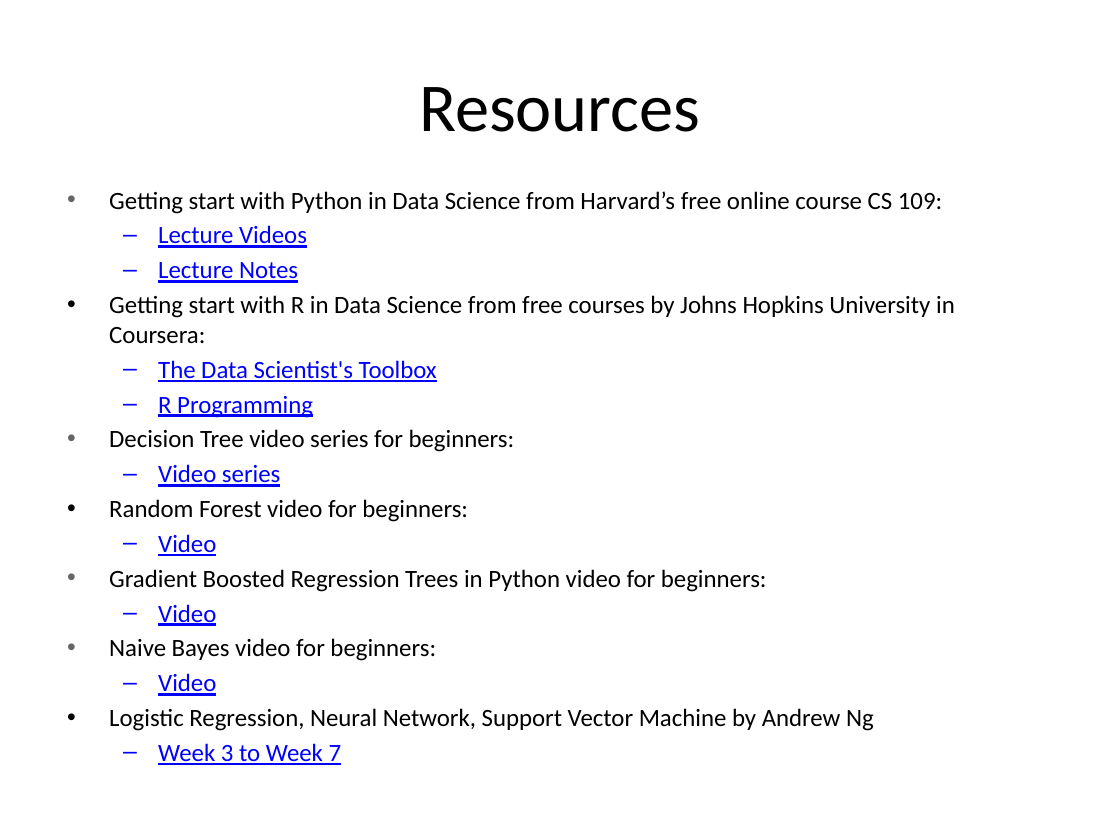
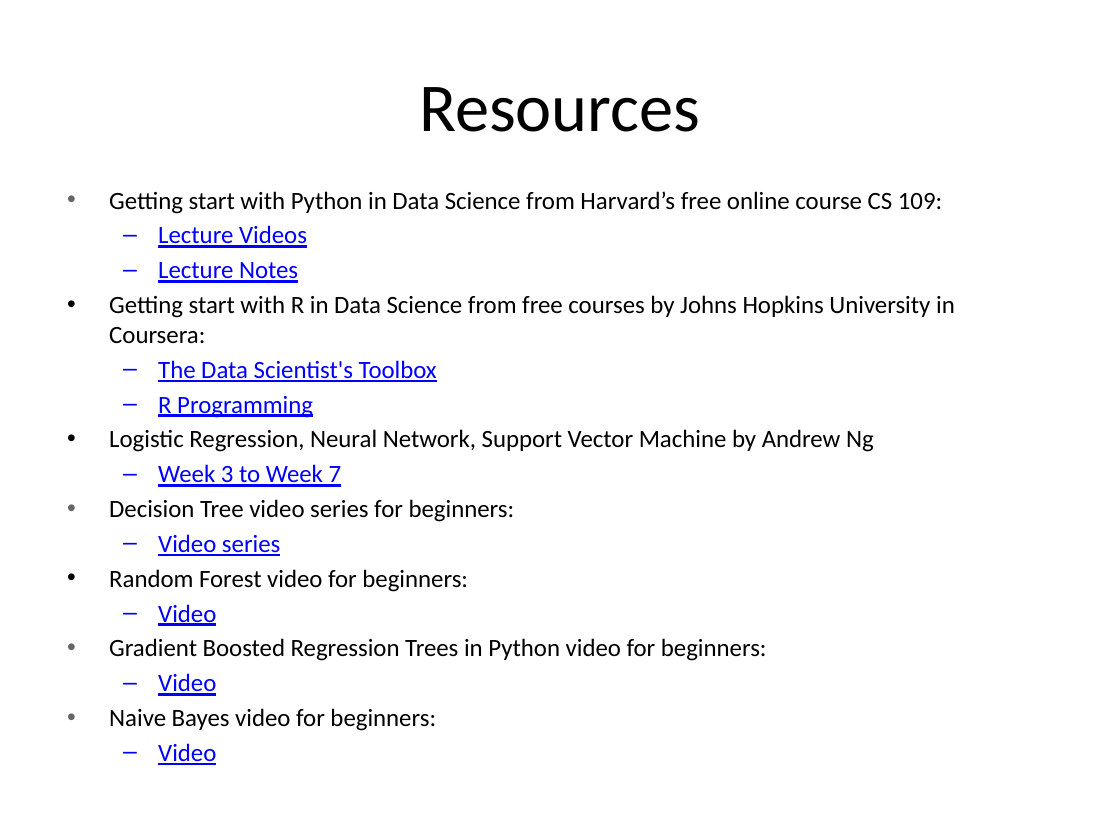
Before and after one commit to DEX-Company/DEXTRA_SourceCodes, a slide deck: slide 11 of LogLoss/LogLossForMindef.pptx. Drawn at 1120x840 pixels with LibreOffice and Linux fonts; fonts in the diff are those of the drawing. Boxes give left, top, right and bottom in pixels: in the first picture for what was removed or moved away, otherwise in the second. Text is boxed around its words. In the diff, an @@ line names an element or a change of style, - is before the commit and + after.

```diff
--- a/LogLoss/LogLossForMindef.pptx
+++ b/LogLoss/LogLossForMindef.pptx
@@ text at (109,429,874,487): paragraphs added @@
+• Logistic Regression, Neural Network, Support Vector Machine by Andrew Ng
+  – Week 3 to Week 7
@@ text at (109,708,874,765): paragraphs removed @@
-• Logistic Regression, Neural Network, Support Vector Machine by Andrew Ng
-  – Week 3 to Week 7
```
Also in this commit, not shown: 4 other slides changed, 1 slide added, 1 slide removed.
